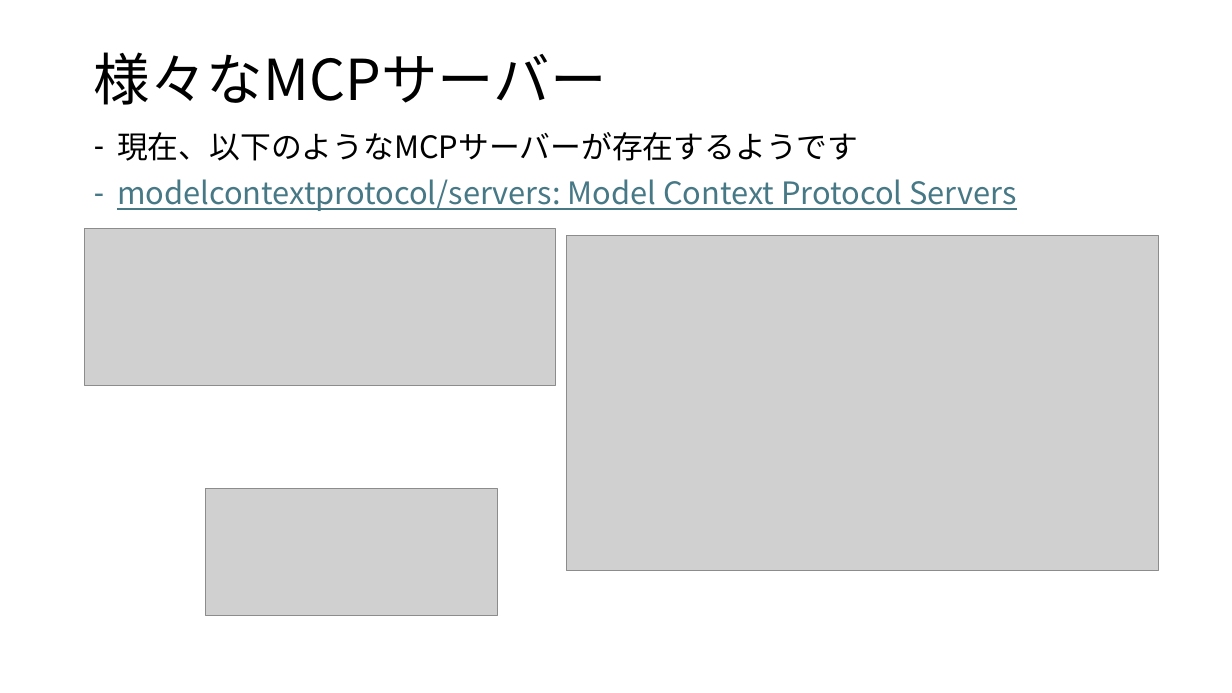
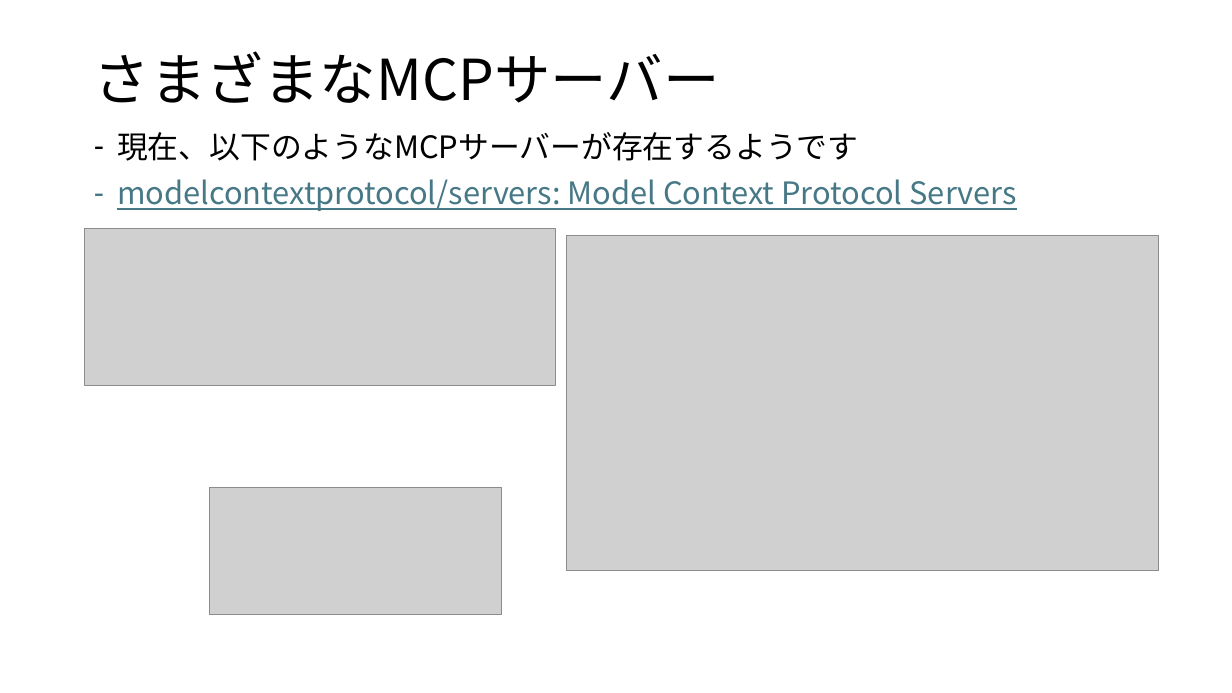
Before and after one commit to koga-miko/misc, a slide deck: slide 13 of raspberry-pi-report/MCPについて.pptx (slide 11 before the commit). Drawn at 1232x693 pixels with LibreOffice and Linux fonts; fonts in the diff are those of the drawing; grey boxes stand for pictures. Boxes give left, top, right and bottom in pixels: in the first picture for what was removed or moved away, otherwise in the second. Text is boxed around its words. In the diff, an @@ line names an element or a change of style, - is before the commit and + after.

```diff
--- a/raspberry-pi-report/MCPについて.pptx
+++ b/raspberry-pi-report/MCPについて.pptx
@@ title at [94,51,720,103]: text changed @@
-様々なMCPサーバー
+さまざまなMCPサーバー
@@ picture: place and size @@
-picture at [205,489,497,616]
+picture at [210,487,502,614]
```
Also in this commit, not shown: 7 other slides changed, 4 slides added.
